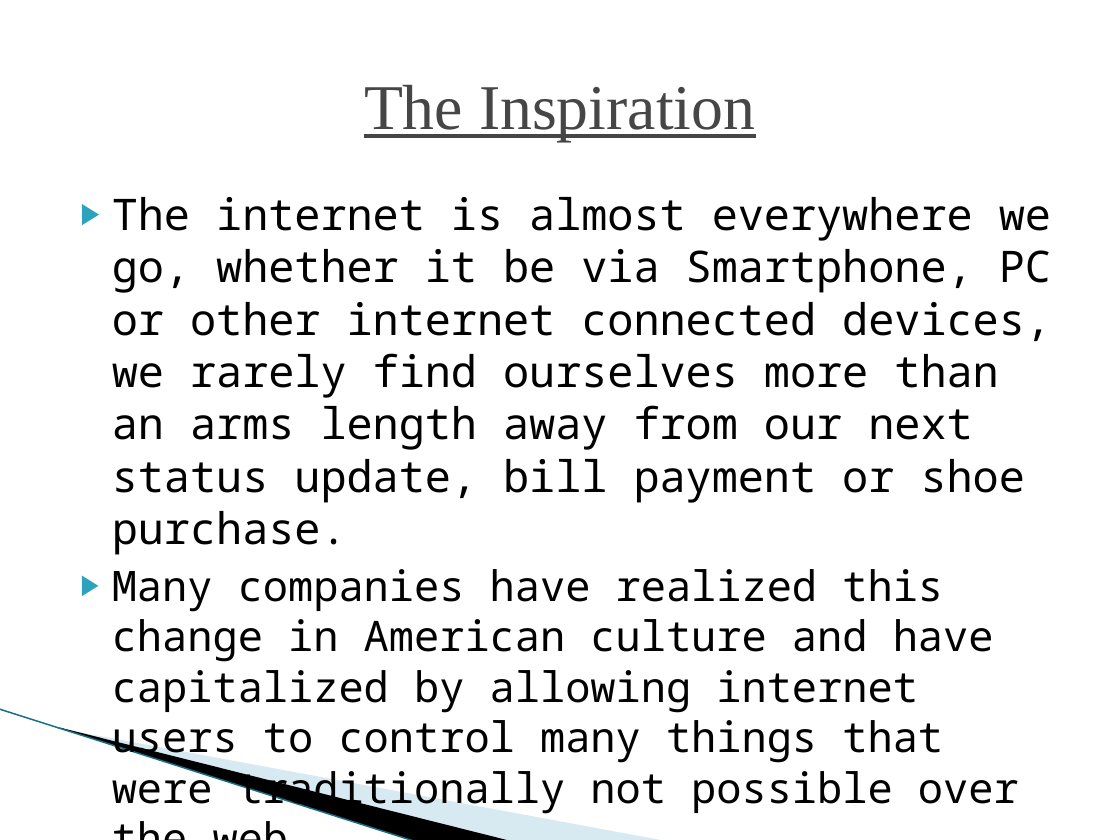
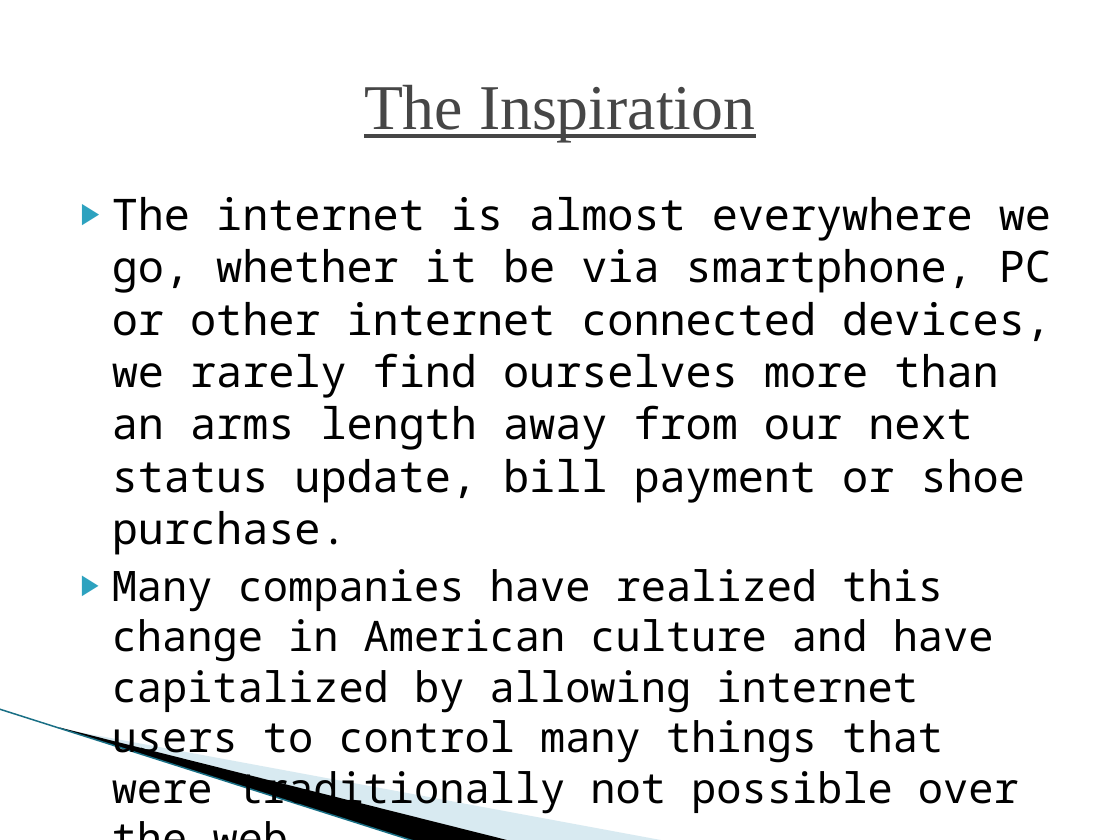
Before and after one commit to nomastmas/raichu, a slide deck: slide 2 of docs/final_presentation_class.pptx. Drawn at 1120x840 pixels with LibreOffice and Linux fonts; fonts in the diff are those of the drawing; background and template pictures are left out. Boxes give left, top, right and bottom in pixels: in the first picture for what was removed or moved away, otherwise in the second. Text is boxed around its words. In the diff, an @@ line names an element or a change of style, - is before the commit and + after.

```diff
--- a/docs/final_presentation_class.pptx
+++ b/docs/final_presentation_class.pptx
@@ text at (112,197,1051,555): text changed @@
-▶ The internet is almost everywhere we go, whether it be via Smartphone, PC or other internet connected devices, we rarely find ourselves more than an arms length away from our next status update, bill payment or shoe purchase.
+▶ The internet is almost everywhere we go, whether it be via smartphone, PC or other internet connected devices, we rarely find ourselves more than an arms length away from our next status update, bill payment or shoe purchase.
```
Also in this commit, not shown: 1 other slide changed, 2 other files.
